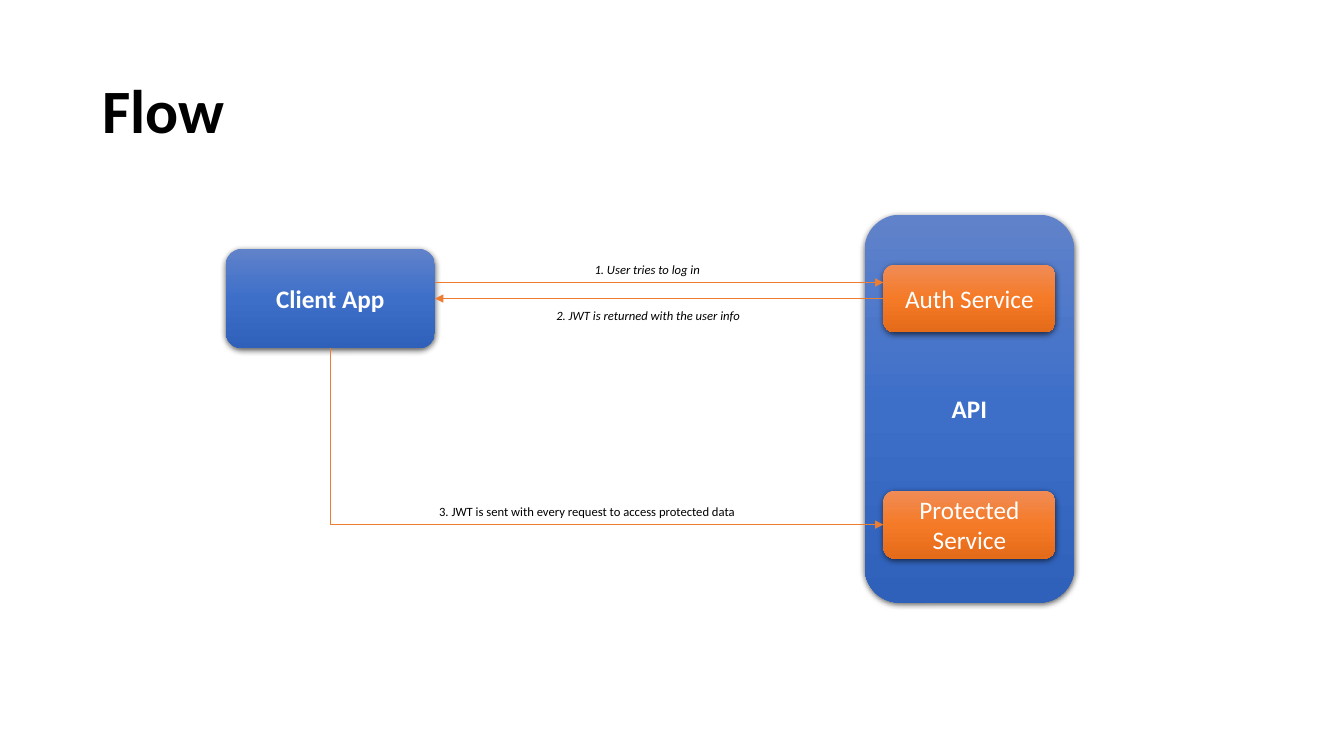
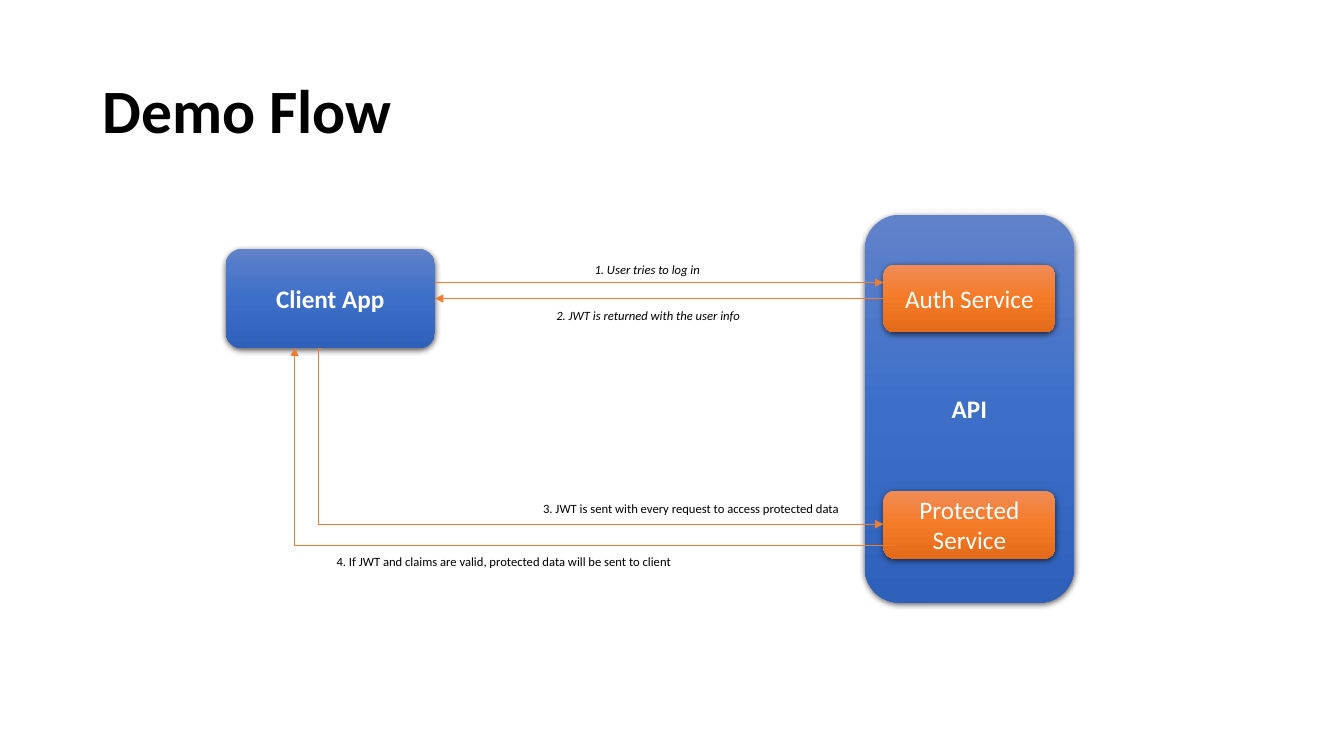
Before and after one commit to m1kee/JWTDemo, a slide deck: slide 5 of Demo/JSON Web Tokens.pptx. Drawn at 1344x756 pixels with LibreOffice and Linux fonts; fonts in the diff are those of the drawing. Boxes give left, top, right and bottom in pixels: in the first picture for what was removed or moved away, otherwise in the second. Text is boxed around its words. In the diff, an @@ line names an element or a change of style, - is before the commit and + after.

```diff
--- a/Demo/JSON Web Tokens.pptx
+++ b/Demo/JSON Web Tokens.pptx
@@ title at [102,89,391,134]: text changed @@
-Flow
+Demo Flow
@@ elbow arrow added from (897, 545) to (295, 348), #ED7D31 0.5 pt @@
@@ elbow arrow moved from (331, 349) - (883, 524) to (322, 349) - (883, 524) @@
@@ text "3. JWT is sent with ...": place and size @@
-text "3. JWT is sent with ..." at [439,507,735,518]
+text "3. JWT is sent with ..." at [543,504,839,515]
@@ text added at [337,557,671,568], 9 pt, text #000000 @@
+4. If JWT and claims are valid, protected data will be sent to client
```
Also in this commit, not shown: 1 other slide changed.
